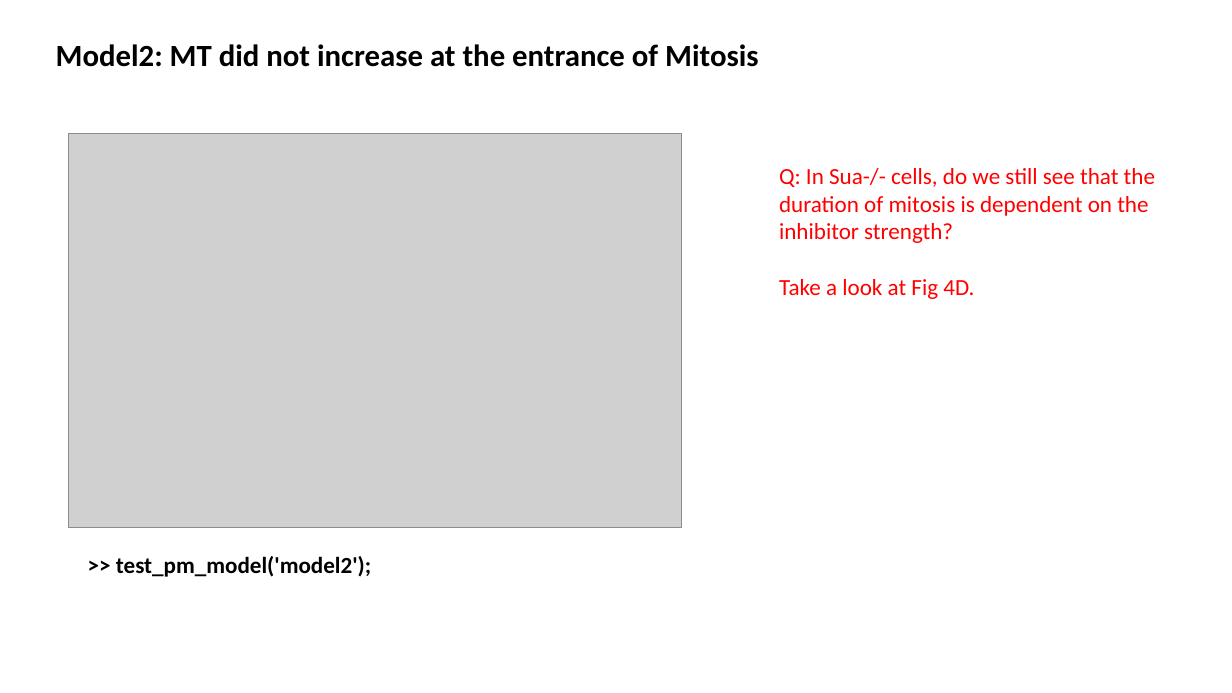
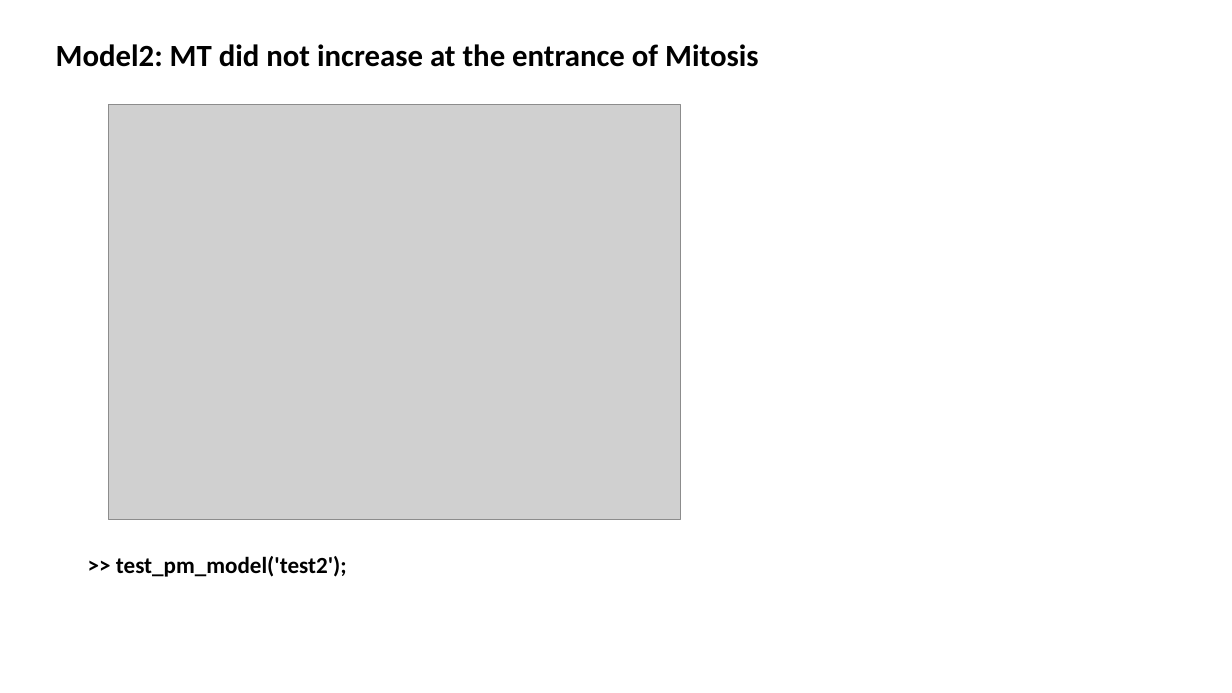
Before and after one commit to lu6007/fluocell, a slide deck: slide 9 of app/model/result_0211_2017.pptx (slide 8 before the commit). Drawn at 1232x693 pixels with LibreOffice and Linux fonts; fonts in the diff are those of the drawing; grey boxes stand for pictures. Boxes give left, top, right and bottom in pixels: in the first picture for what was removed or moved away, otherwise in the second. Text is boxed around its words. In the diff, an @@ line names an element or a change of style, - is before the commit and + after.

Commit message:
Updated the model for qin's results and the quantification programs for Molly's data

```diff
--- a/app/model/result_0211_2017.pptx
+++ b/app/model/result_0211_2017.pptx
@@ picture resized from (x1=68, y1=134, x2=681, y2=528) to (x1=108, y1=104, x2=680, y2=519) @@
@@ text removed at (x1=779, y1=168, x2=1155, y2=299) @@
-Q: In Sua-/- cells, do we still see that the duration of mitosis is dependent on the inhibitor strength?
-Take a look at Fig 4D.
@@ text at (x1=116, y1=556, x2=347, y2=577): text changed @@
->> test_pm_model('model2');
+>> test_pm_model('test2');
```
Also in this commit, not shown: 7 other slides changed, 1 slide added, 8 other files.
